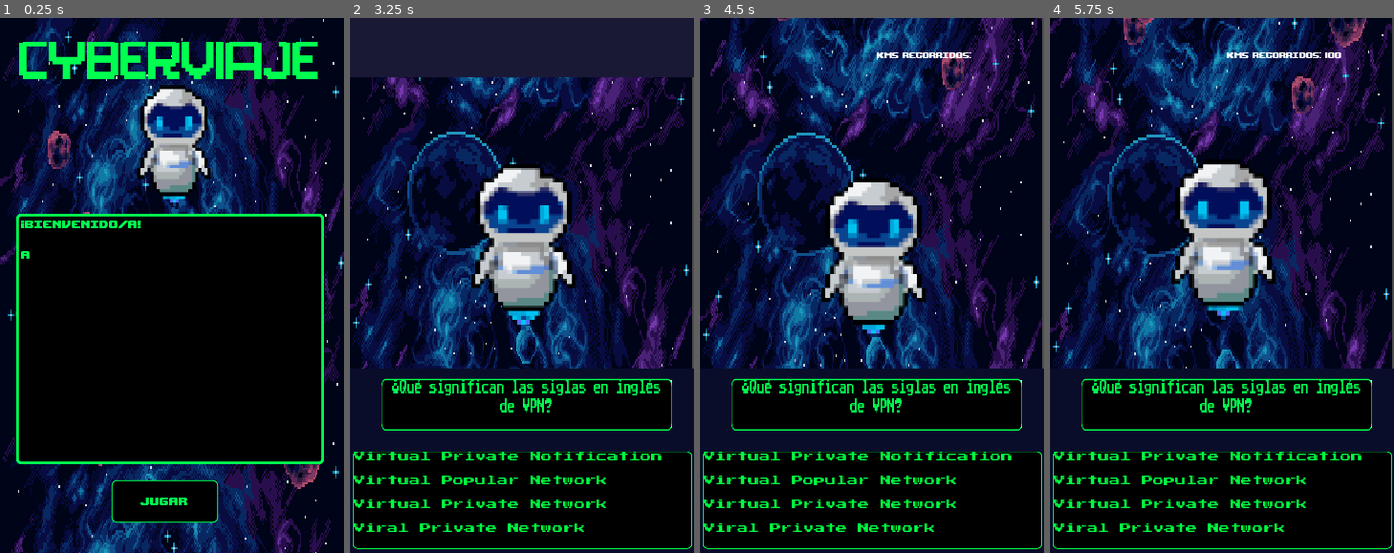
Above: before the commit, frames 1-4 (left to right).
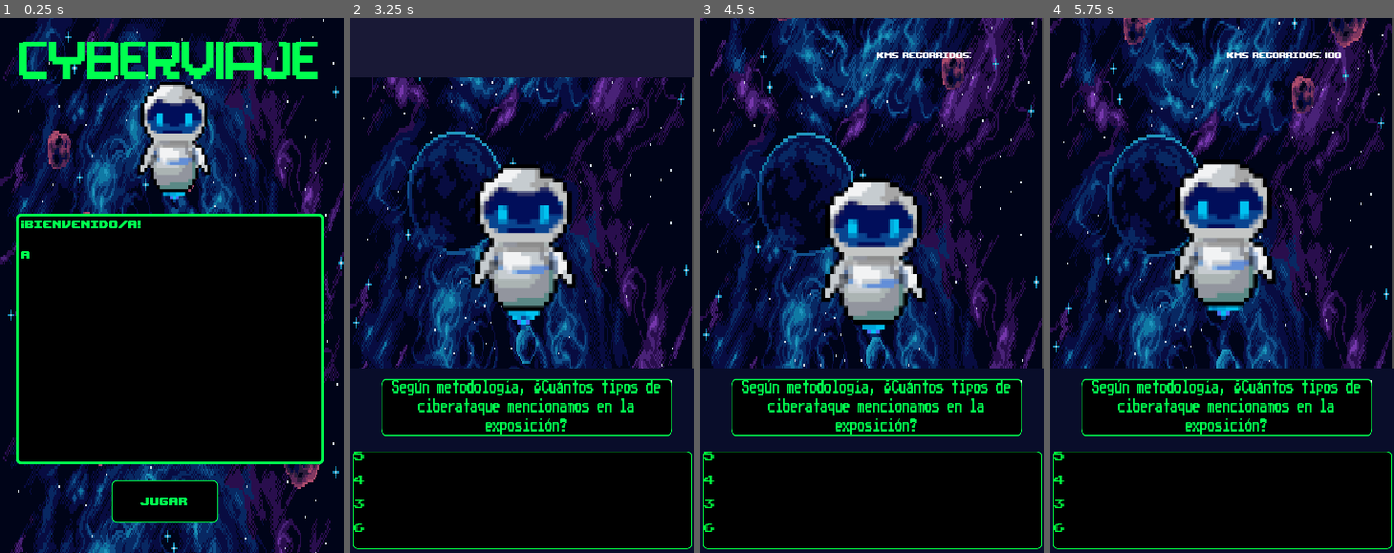
Above: after the commit, the same moments.

Repository: nicolasRuarte/masterclass-plan-b
Game: Godot game, scene res://Escenas/Inicio.tscn
Same seed, same stepped clock (60 frames per second), same inputs: the game is played once before the commit and once after it.
Inputs:
- Up to frame 1 (0.25 s): no input
- Up to frame 2 (3.25 s): click "Jugar" at 0.5 s; click "Jugar" at 1.25 s; click "Jugar" at 2 s; tap Enter at 2.75 s; tap 1 (1) at 2.85 s; tap 2 (2) at 3.05 s
- Up to frame 3 (4.5 s): tap 2 (2) at 3.6 s; tap 3 (3) at 3.8, 4.35 s
- Up to frame 4 (5.75 s): tap 4 (4) at 4.55, 5.1 s; tap 5 (5) at 5.3 s

The runs differ from the first frame. In frame 1, 2.0% of the frame differs, in the area x 40-62%, y 11-36%; in frame 2, 5.5%, in the area x 1-94%, y 67-97%; in frame 3, 5.5%; in frame 4, 5.5%.

Commit message:
Posible última versión

Diff:
--- a/Escenas/Inicio.tscn
+++ b/Escenas/Inicio.tscn
@@ -225,7 +225,7 @@
 position = Vector2( 180.75, 121.25 )
 scale = Vector2( 1.04062, 1.12812 )
 frames = SubResource( 29 )
-frame = 2
+frame = 1
 playing = true
 
 [connection signal="timeout" from="AnimacionTitulo" to="." method="_on_AnimacionTitulo_timeout"]
--- a/Escenas/Scripts/preguntas-respuestas.gd
+++ b/Escenas/Scripts/preguntas-respuestas.gd
@@ -29,7 +29,7 @@
 		"id": 2,
 		"pregunta": "¿Qué es la ciberseguridad?",
 		"opciones": [
-			"Todo sobre seguridad informática",
+			"La seguridad informática",
 			"Requisitos para un ciber",
 			"Un lenguaje de programación",
 			"Un tipo de virus"
@@ -92,7 +92,7 @@
 			"Tailgating",
 			"Vishing",
 			"Smishing",
-			"Spear fishing"
+			"Spear phishing"
 		],
 		"correcta": 2
 	},
@@ -123,24 +123,24 @@
 
 	10: {
 		"id": 10,
-		"pregunta": "¿En qué partes se divide un virus?",
-		"opciones": [
-			"Montado/Carga/Descarga",
-			"Mecanismo de infección/Disparador/Carga",
-			"Head/Body/Footer",
-			"Cabezal/Torso/Pata"
+		"pregunta": "¿Cuál de estos no es una parte de un virus?",
+		"opciones": [
+			"Mecanismo de infección",
+			"Almacenador",
+			"Disparador",
+			"Carga"
 		],
 		"correcta": 1
 	},
 
 	11: {
 		"id": 11,
-		"pregunta": "¿Qué significa DDoS en español?",
-		"opciones": [
-			"Deleitación de Servicio Disminuida",
-			"Despliegue de Servicio Distribuido",
-			"Denegación de Servicio Distribuida",
-			"Desarme de Servicio Desatendido"
+		"pregunta": "¿Qué significa la primera D en DDoS?",
+		"opciones": [
+			"Denial (Denegación)",
+			"Deployed (Desplegado)",
+			"Distributed (Distribuida)",
+			"Disarm (Desarme)"
 		],
 		"correcta": 2
 	},
@@ -152,7 +152,7 @@
 			"Un hacker que roba información",
 			"Un desarrollador de software",
 			"Un experto en redes",
-			"Un profesional en ciberseguridad"
+			"Profesional en ciberseguridad"
 		],
 		"correcta": 3
 	},
@@ -162,8 +162,8 @@
 		"pregunta": "¿Qué caracteriza a un virus informático?",
 		"opciones": [
 			"Su capacidad de replicarse",
-			"Su capacidad de eliminar malware",
-			"Su capacidad de  cifrar archivos ",
+			"Su capacidad de borrar malware",
+			"Su función de cifrar archivos ",
 			"Su ayuda al dispositivo"
 		],
 		"correcta": 0
@@ -233,8 +233,8 @@
 		"id": 19,
 		"pregunta": "¿Cuál de estas es una MALA práctica a la hora de crear una contraseña?",
 		"opciones": [
-			"Hacerla de más de 15 caracteres",
-			"Mezclar letras, números y símbolos",
+			"Hacerla mayor a 15 caracteres",
+			"Usar letras, números, símbolos",
 			"Utilizar datos personales",
 			"Hacerla distinta a las demás"
 		],
@@ -318,9 +318,9 @@
 		"pregunta": "¿Qué es un ciberataque?",
 		"opciones": [
 			"Un ataque militar cibernético",
-			"Acceso a datos sin consentimiento",
+			"Acceso a datos sin permiso",
 			"Ataque a hardware",
-			"Hacer cyberbulying por las redes"
+			"Hacer cyberbulying"
 		],
 		"correcta": 1
 	},
@@ -384,4 +384,28 @@
 		],
 		"correcta": 2
 	},
+
+	32: {
+		"id": 32,
+		"pregunta": "¿Qué significa la segunda \"D\" en DDoS?",
+		"opciones": [
+			"Distributed (Distribuido)",
+			"Deploy (Despliegue)",
+			"Dynamic (Dinámico)",
+			"Denial (Denegación)"
+		],
+		"correcta": 3
+	},
+
+	33: {
+		"id": 33,
+		"pregunta": "¿Qué significa la \"S\" en DDoS?",
+		"opciones": [
+			"Service (Servicio)",
+			"Software (Software)",
+			"Science (Ciencia)",
+			"System (Sistema)"
+		],
+		"correcta": 0
+	}
 }
--- a/Escenas/Scripts/test.gd
+++ b/Escenas/Scripts/test.gd
@@ -76,6 +76,7 @@
 		if (estaEnRacha):
 			$AnimationPlayer.play_backwards("fuego")
 			$IU/Fuego/Racha.add_color_override("font_color", Color(0, 0, 0 ))
+			labelBonificador.text = ""
 		estaEnRacha = false
 		bonificador = 0
 
@@ -133,6 +134,7 @@
 			$AnimationPlayer.play("fuego")
 			$IU/Fuego.play("default")
 			$IU/Fuego/Racha.add_color_override("font_color", Color(0, 0, 0))
+			$Racha.play()
 		10:
 			bonificador = 20
 			labelBonificador.text = "+" + str(bonificador)
--- a/Escenas/test.tscn
+++ b/Escenas/test.tscn
@@ -11,6 +11,7 @@
 [ext_resource path="res://Escenas/jugador.tscn" type="PackedScene" id=9]
 [ext_resource path="res://Audio/Efectos/incorrecto.wav" type="AudioStream" id=10]
 [ext_resource path="res://Escenas/Dialogo.tscn" type="PackedScene" id=11]
+[ext_resource path="res://Audio/Efectos/racha.wav" type="AudioStream" id=12]
 
 [sub_resource type="StyleBoxFlat" id=17]
 bg_color = Color( 0.509804, 0.0509804, 0.0509804, 1 )
@@ -258,9 +259,9 @@
 
 [node name="Bonificador" type="Label" parent="IU"]
 margin_left = 74.0
-margin_top = 48.0
+margin_top = 29.0
 margin_right = 114.0
-margin_bottom = 63.0
+margin_bottom = 44.0
 theme = SubResource( 12 )
 
 [node name="Dialogo" parent="IU" instance=ExtResource( 11 )]
@@ -300,6 +301,10 @@
 anims/fuego2 = SubResource( 34 )
 anims/test = SubResource( 27 )
 
+[node name="Racha" type="AudioStreamPlayer" parent="."]
+stream = ExtResource( 12 )
+volume_db = 4.0
+
 [connection signal="item_selected" from="IU/ColorRect/opciones" to="." method="_on_ItemList_item_selected"]
 [connection signal="timeout" from="DemoraRespuesta" to="." method="_on_DemoraRespuesta_timeout"]
 [connection signal="timeout" from="actualizarDistancia" to="." method="_on_actualizarDistancia_timeout"]
--- /dev/null
+++ b/mono_crash.0.0.json
@@ -0,0 +1,260 @@
+{
+  "protocol_version" : "0.0.6",
+  "configuration" : {
+    "version" : "(6.12.0) ((no/6051b710)",
+    "tlc" : "normal",
+    "sigsgev" : "altstack",
+    "notifications" : "epoll",
+    "architecture" : "amd64",
+    "disabled_features" : "none",
+    "smallconfig" : "disabled",
+    "bigarrays" : "disabled",
+    "softdebug" : "enabled",
+    "interpreter" : "enabled",
+    "llvm_support" : "disabled",
+    "suspend" : "preemptive"
+  },
+  "memory" : {
+    "minor_gc_time" : "35968",
+    "major_gc_time" : "0",
+    "minor_gc_count" : "5",
+    "major_gc_count" : "0",
+    "major_gc_time_concurrent" : "0"
+ },
+  "threads" : [
+ {
+    "is_managed" : false,
+    "offset_free_hash" : "0x0",
+    "offset_rich_hash" : "0x0",
+    "crashed" : true,
+    "native_thread_id" : "0x7f6027d137c0",
+    "thread_info_addr" : "0x82969a0",
+    "thread_name" : "Godot-stable.64",
+    "ctx" : {
+      "IP" : "0x7f6027f2fae3",
+      "SP" : "0x7ffde855de88",
+      "BP" : "0x4b000"
+  },
+    "unmanaged_frames" : [
+  {
+      "is_managed" : "false",
+      "native_address" : "0xff5d8b",
+      "native_offset" : "0x00000"
+   }
+,
+  {
+      "is_managed" : "false",
+      "native_address" : "0x118e7ae",
+      "native_offset" : "0x00000"
+   }
+,
+  {
+      "is_managed" : "false",
+      "native_address" : "0x11975a4",
+      "native_offset" : "0x00000"
+   }
+,
+  {
+      "is_managed" : "false",
+      "native_address" : "0x1005615",
+      "native_offset" : "0x00000"
+   }
+,
+  {
+      "is_managed" : "false",
+      "native_address" : "0x1005819",
+      "native_offset" : "0x00000"
+   }
+,
+  {
+      "is_managed" : "false",
+      "native_address" : "0xff7ecf",
+      "native_offset" : "0x00000"
+   }
+,
+  {
+      "is_managed" : "false",
+      "native_address" : "0xf6ed30",
+      "native_offset" : "0x00000"
+   }
+,
+  {
+      "is_managed" : "false",
+      "native_address" : "0x7f6027f2fae3",
+      "native_offset" : "0x00000"
+   }
+,
+  {
+      "is_managed" : "false",
+      "native_address" : "0x5734fc8",
+      "native_offset" : "0x00000"
+   }
+
+  ]
+ },
+ {
+    "is_managed" : false,
+    "offset_free_hash" : "0x0",
+    "offset_rich_hash" : "0x0",
+    "crashed" : false,
+    "native_thread_id" : "0x7f5fe7fff640",
+    "thread_info_addr" : "0x7f5fdc000b70",
+    "thread_name" : "Thread Pool I/O",
+    "ctx" : {
+      "IP" : "0x7f6027f83bcf",
+      "SP" : "0x7f5fe7ffebe0",
+      "BP" : "0x1184ff0"
+  },
+    "unmanaged_frames" : [
+  {
+      "is_managed" : "false",
+      "native_address" : "0xff5d8b",
+      "native_offset" : "0x00000"
+   }
+,
+  {
+      "is_managed" : "false",
+      "native_address" : "0x118e7ae",
+      "native_offset" : "0x00000"
+   }
+,
+  {
+      "is_managed" : "false",
+      "native_address" : "0x1197477",
+      "native_offset" : "0x00000"
+   }
+,
+  {
+      "is_managed" : "false",
+      "native_address" : "0x10049ca",
+      "native_offset" : "0x00000"
+   }
+,
+  {
+      "is_managed" : "false",
+      "native_address" : "0x7f6027ead520",
+      "native_offset" : "0x00000"
+   }
+,
+  {
+      "is_managed" : "false",
+      "native_address" : "0x7f6027f83bcf",
+      "native_offset" : "0x00000"
+   }
+,
+  {
+      "is_managed" : "false",
+      "native_address" : "0x1184960",
+      "native_offset" : "0x00000"
+   }
+,
+  {
+      "is_managed" : "false",
+      "native_address" : "0x1185880",
+      "native_offset" : "0x00000"
+   }
+,
+  {
+      "is_managed" : "false",
+      "native_address" : "0x1193d37",
+      "native_offset" : "0x00000"
+   }
+,
+  {
+      "is_managed" : "false",
+      "native_address" : "0x7f6027effac3",
+      "native_offset" : "0x00000"
+   }
+,
+  {
+      "is_managed" : "false",
+      "native_address" : "0x7f6027f91850",
+      "native_offset" : "0x00000"
+   }
+
+  ]
+ },
+ {
+    "is_managed" : false,
+    "offset_free_hash" : "0x0",
+    "offset_rich_hash" : "0x0",
+    "crashed" : false,
+    "native_thread_id" : "0x7f5ff83fe640",
+    "thread_info_addr" : "0x7f5fe8000b70",
+    "thread_name" : "Finalizer",
+    "ctx" : {
+      "IP" : "0x7f6027efc117",
+      "SP" : "0x7f5ff83fdc20",
+      "BP" : "(nil)"
+  },
+    "unmanaged_frames" : [
+  {
+      "is_managed" : "false",
+      "native_address" : "0xff5d8b",
+      "native_offset" : "0x00000"
+   }
+,
+  {
+      "is_managed" : "false",
+      "native_address" : "0x118e7ae",
+      "native_offset" : "0x00000"
+   }
+,
+  {
+      "is_managed" : "false",
+      "native_address" : "0x1197477",
+      "native_offset" : "0x00000"
+   }
+,
+  {
+      "is_managed" : "false",
+      "native_address" : "0x10049ca",
+      "native_offset" : "0x00000"
+   }
+,
+  {
+      "is_managed" : "false",
+      "native_address" : "0x7f6027ead520",
+      "native_offset" : "0x00000"
+   }
+,
+  {
+      "is_managed" : "false",
+      "native_address" : "0x7f6027efc117",
+      "native_offset" : "0x00000"
+   }
+,
+  {
+      "is_managed" : "false",
+      "native_address" : "0x7f6027f07c78",
+      "native_offset" : "0x00000"
+   }
+,
+  {
+      "is_managed" : "false",
+      "native_address" : "0x10c1668",
+      "native_offset" : "0x00000"
+   }
+,
+  {
+      "is_managed" : "false",
+      "native_address" : "0x1193d37",
+      "native_offset" : "0x00000"
+   }
+,
+  {
+      "is_managed" : "false",
+      "native_address" : "0x7f6027effac3",
+      "native_offset" : "0x00000"
+   }
+,
+  {
+      "is_managed" : "false",
+      "native_address" : "0x7f6027f91850",
+      "native_offset" : "0x00000"
+   }
+
+  ]
+ }
+ ]
+}
Not shown, added: Audio/Efectos/racha.wav.import
Not shown: 1 places in Escenas/test.tscn that only renumber resources
Not shown, added: Audio/Efectos/racha.wav
Not shown, changed: Export/version-2/index.html
Not shown, changed: Export/version-2/index.pck
Not shown, changed: Export/version-2/juego.zip
